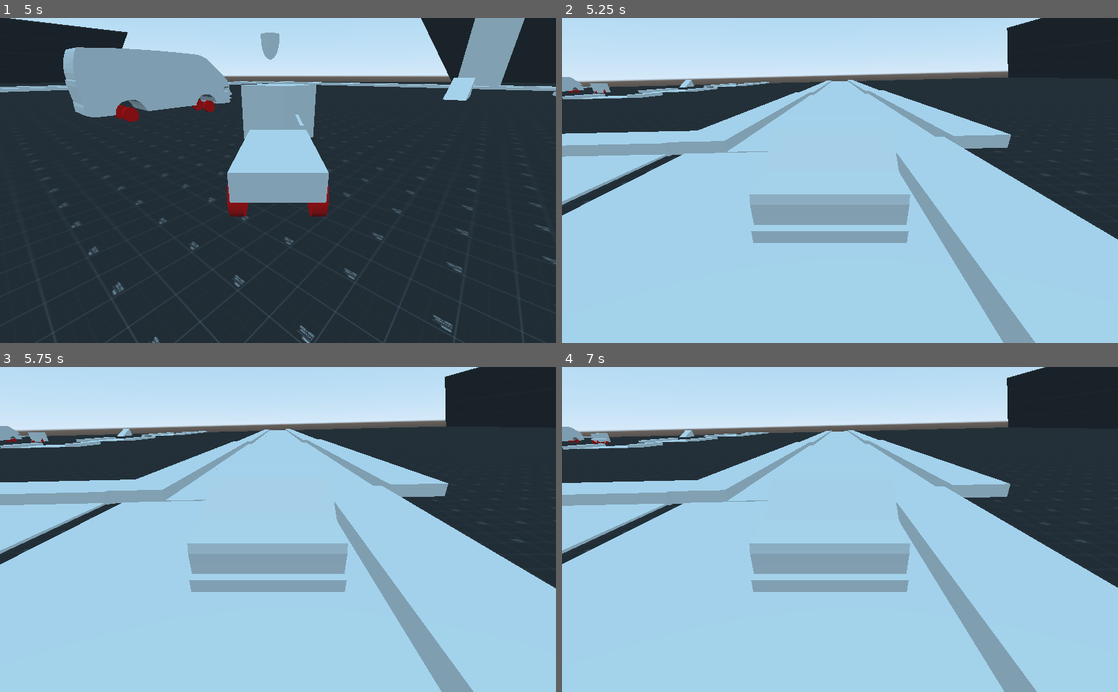
Above: before the commit, frames 1-4 (two rows, left to right).
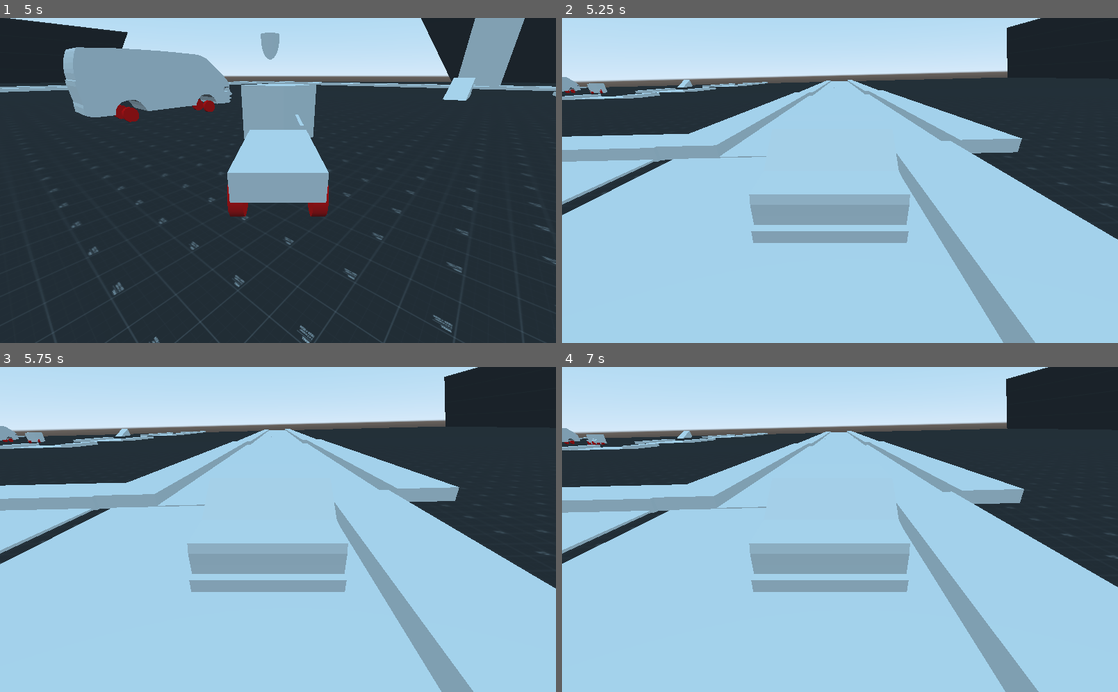
Above: after the commit, the same moments.

Repository: Dev-RoMa/carDrive-Godot-
Game: Godot game, scene res://game.tscn
Same seed, same stepped clock (60 frames per second), same inputs: the game is played once before the commit and once after it.
Inputs:
- Up to frame 1 (5 s): hold D (right) 0.53-1.28 s; tap Down (back2) at 0.6, 3.05, 3.6 s; tap Up (forward2) at 0.8, 1.35, 3.8 s; hold S (back) 1.28-2.03 s; tap Right (left2) at 1.55, 2.1, 4.55 s; hold D (right) 2.03-2.78 s; tap Left (right2) at 2.3, 2.85 s; hold W (forward) 2.78-3.53 s; hold A (left) from 3.53 s (still down); tap C (changeCamera) at 4.35 s
- Up to frame 2 (5.25 s): release A (left) at 5.03 s; hold S (back) from 5.03 s (still down); tap V (changeCamera2) at 5.1 s
- Up to frame 3 (5.75 s): keep holding S (back); tap Left (right2) at 5.3 s
- Up to frame 4 (7 s): release S (back) at 5.78 s; hold D (right) 5.78-6.53 s; tap Up (forward2) at 5.85, 6.8 s; tap Down (back2) at 6.05 s; hold W (forward) from 6.53 s (still down); tap Right (left2) at 6.6 s

Frame 1 is identical in both runs. In frame 2, 1.9% of the frame differs, in the area x 0-100%, y 0-99%; in frame 3, 1.9%; in frame 4, 3.6%, in the area x 0-100%, y 0-100%.

Commit message:
Add files via upload

Diff:
--- a/car2.gd
+++ b/car2.gd
@@ -1,26 +1,36 @@
 extends VehicleBody
 
-var health = 100
-var nhealth = 0
+var cur_hit = 10
+var max_hit = 10
 
+var max_rpm = 500
+var max_torque = 200
 
-#vehicle driving
 func _physics_process(delta):
-		steering = Input.get_axis("left2","right2") * 0.4
-		engine_force = Input.get_axis("back2","forward2") * 100
-		if health == 0:
-			engine_force = 0
+	steering = lerp(steering, Input.get_axis("left2","right2")* 0.4, 5*delta)
+	var acceleration = Input.get_axis("back2","forward2")
+	var rpm = $rear_left_wheel.get_rpm()
+	$rear_left_wheel.engine_force = acceleration * max_torque * ( 1 - rpm/max_rpm)
+	rpm = $rear_right_wheel.get_rpm()
+	$rear_right_wheel.engine_force = acceleration * max_torque * ( 1 - rpm/max_rpm)
+#	#dead_car
+	if cur_hit <= 0:
+		engine_force = 0
 
-#vehicle cameras
-func _process(delta):
+##vehicle cameras
+func _process(_delta):
 	if Input.is_action_just_pressed("changeCamera2"):
 		$Camera.set_current(true)
 
 
-func _on_car2_body_entered(body):
-	pass # Replace with function body.
+#------------------------------------------------
 
 
+#
+
+
+
+#------------------------------------------------
 #onready var health = max_health setget _set_health
 #signal health_updated(health)
 #signal killed()
--- a/casing.gd
+++ b/casing.gd
@@ -1,9 +1,16 @@
 extends Area
+
+var damage = 0.2
 
 func _physics_process(delta):
 	translation += get_transform().basis.z*50*delta
 
 func _on_casing_body_entered(body):
+	#damage to enemies
+	if body.is_in_group("Enemies"):
+		body.cur_hit -= damage
+		queue_free()
+	#knockback
 	if body.get_class() == "RigidBody" || body.get_class() == "StaticBody" || body.get_class()== "VehicleBody":
 		$knockback.monitoring = true
 
